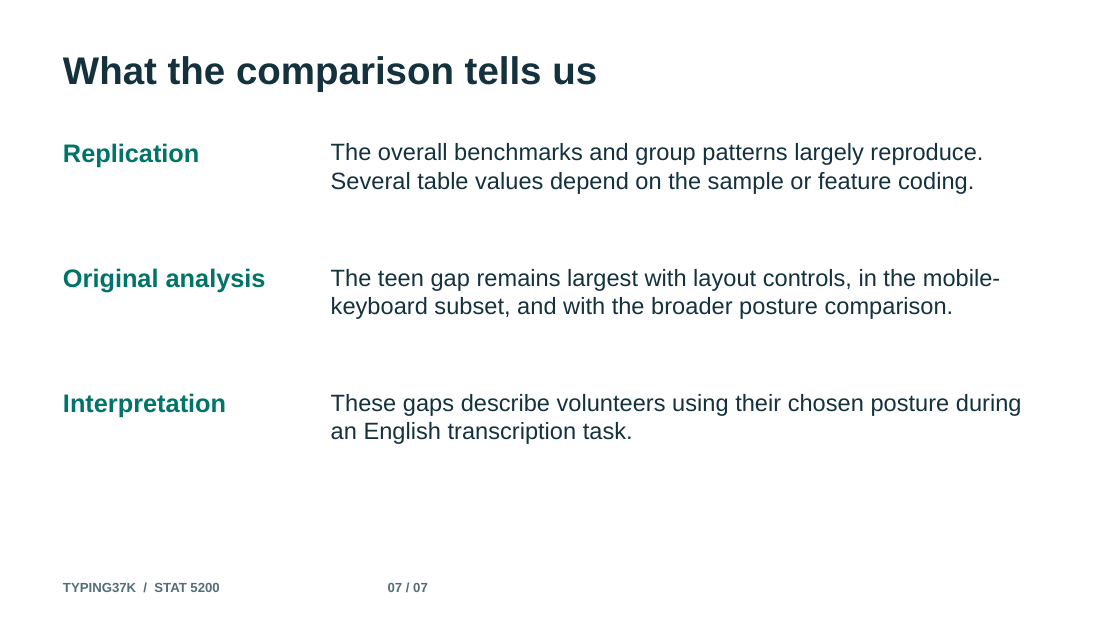
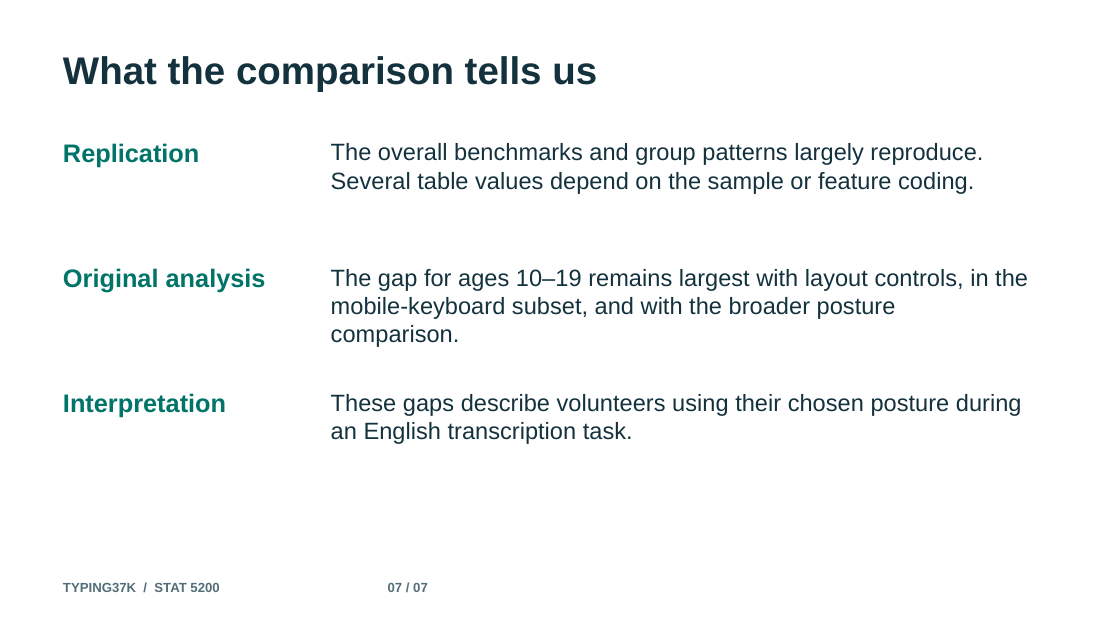
Before and after one commit to supamike2323/typing37k-replication, a slide deck: slide 7 of docs/presentation.pptx. Drawn at 1120x630 pixels with LibreOffice and Linux fonts; fonts in the diff are those of the drawing. Boxes give left, top, right and bottom in pixels: in the first picture for what was removed or moved away, otherwise in the second. Text is boxed around its words. In the diff, an @@ line names an element or a change of style, - is before the commit and + after.

```diff
--- a/docs/presentation.pptx
+++ b/docs/presentation.pptx
@@ text at bbox=[331, 269, 1028, 347]: text changed @@
-The teen gap remains largest with layout controls, in the mobile-keyboard subset, and with the broader posture comparison.
+The gap for ages 10–19 remains largest with layout controls, in the mobile-keyboard subset, and with the broader posture comparison.
```
Also in this commit, not shown: 2 other slides changed, 1 other file.
